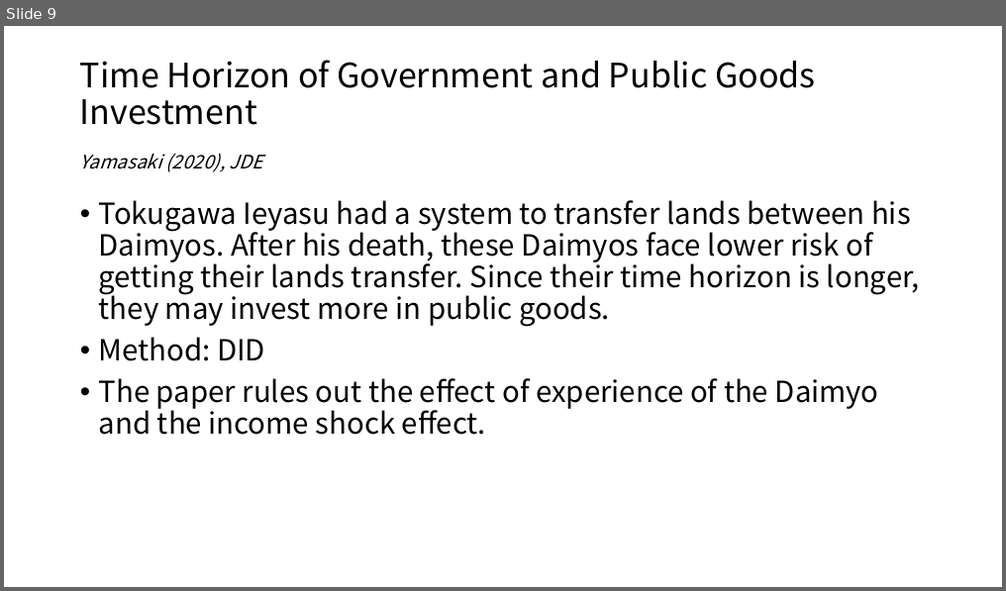
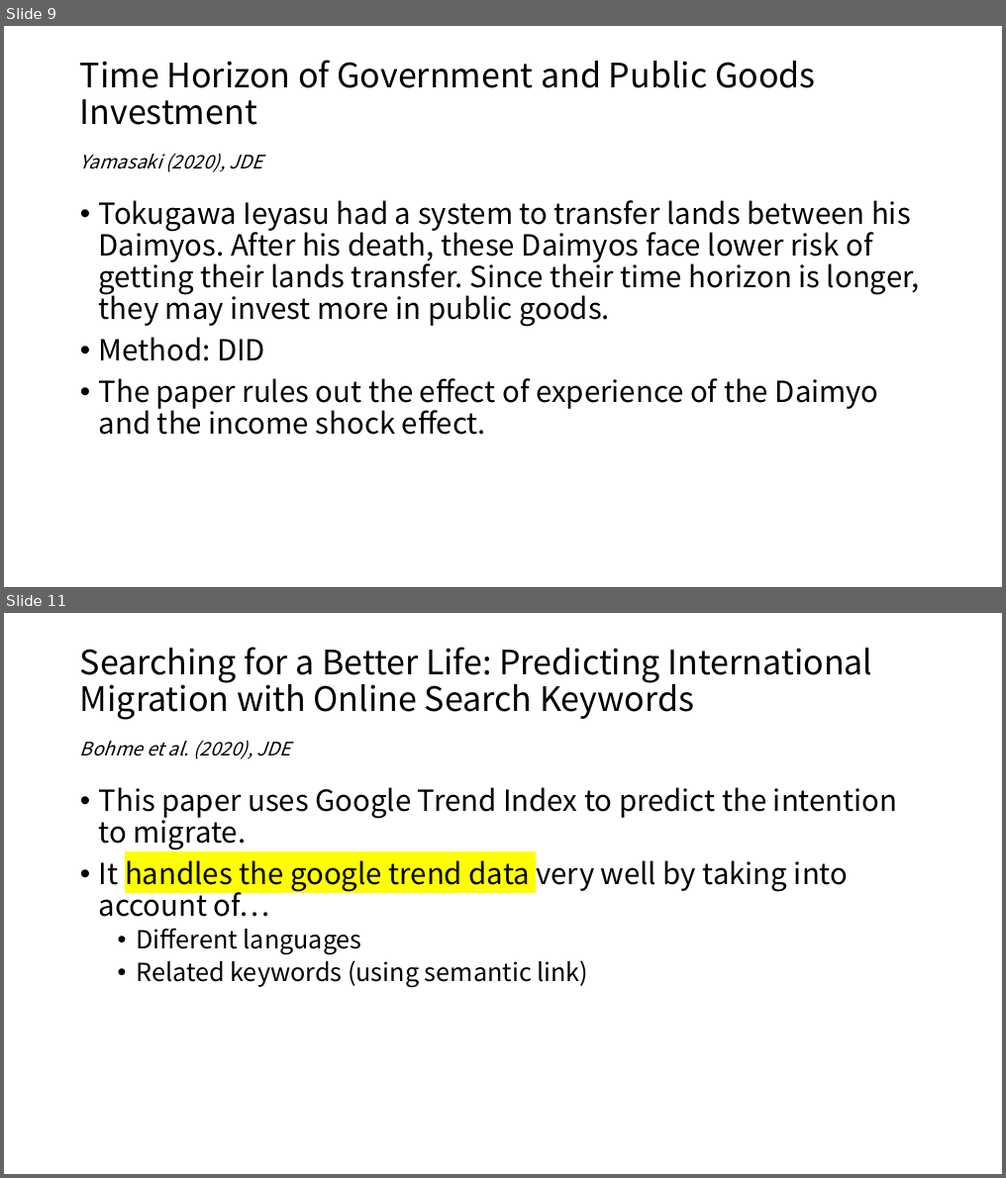
Before and after one commit to s-saisw/readingSummary, a slide deck: speedReading/summary-spring2021.pptx. Shown one above the other, each under a label of ours: slide 9 before the commit, slides 9 and 11 after it; the slides between them are not shown. The pictures are 1006x591 and 1006x1178 pixels, drawn with LibreOffice and Linux fonts; fonts in the diff are those of the drawing. Boxes give left, top, right and bottom in pixels: in the first picture for what was removed or moved away, otherwise in the second. Text is boxed around its words. In the diff, an @@ line names an element or a change of style, - is before the commit and + after.

```diff
--- a/speedReading/summary-spring2021.pptx
+++ b/speedReading/summary-spring2021.pptx
@@ slide 11 added at (x1=4, y1=613, x2=1002, y2=1174), background #FFFFFF @@
@@ title added at (x1=80, y1=647, x2=873, y2=720), 32.4 pt, text #000000 @@
+Searching for a Better Life: Predicting International Migration with Online Search Keywords
@@ text added at (x1=80, y1=740, x2=291, y2=760), 18 pt, text #000000, italic @@
+Bohme et al. (2020), JDE
@@ text added at (x1=99, y1=787, x2=898, y2=988), 28 pt, text #000000 @@
+• This paper uses Google Trend Index to predict the intention to migrate.
+• It handles the google trend data very well by taking into account of…
+  • Different languages
+  • Related keywords (using semantic link)
```
Also in this commit, not shown: 3 other slides added, 9 other files.
